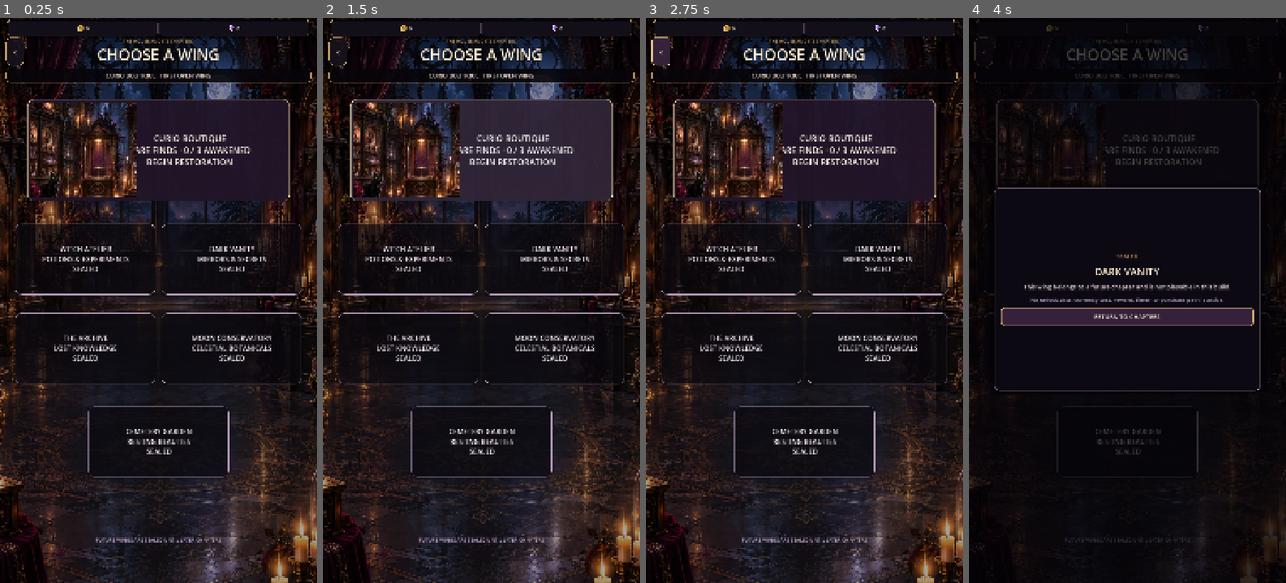
Above: before the commit, frames 1-4 (left to right).
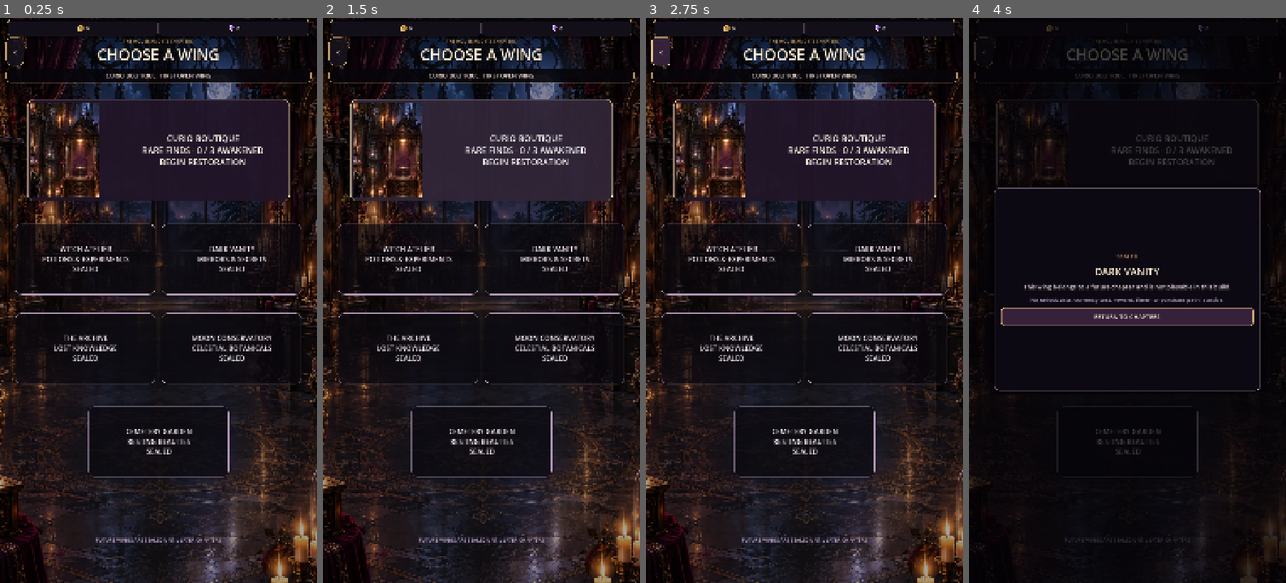
Above: after the commit, the same moments.

Repository: Jay-prodesign/akilta-match3
Game: Godot game, scene res://src/ui/map/chapter_select.tscn
Two runs of this game, one before a commit and one after it. Both use one fixed random seed, a clock stepped at 60 frames per second and the inputs below. This scene is started directly instead of the project's main scene.
Inputs:
- Up to frame 1 (0.25 s): no input
- Up to frame 2 (1.5 s): click "CURIO BOUTIQUE RARE FINDS · 0…" at 0.5 s; click "CURIO BOUTIQUE RARE FINDS · 0…" at 1.25 s
- Up to frame 3 (2.75 s): click "‹" at 2 s
- Up to frame 4 (4 s): click "DARK VANITY MIRRORS & SECRETS…" at 2.75 s; click "THE ARCHIVE LOST KNOWLEDGE SE…" at 3.5 s

The runs differ from the first frame. In frame 1, 4.6% of the frame differs, in the area x 9-83%, y 15-32%; in frame 2, 4.6%; in frame 3, 4.6%; in frame 4, 0.9%.

Commit message:
Reshape chapter selection as North Star wing list

Diff:
--- a/src/ui/map/chapter_select.tscn
+++ b/src/ui/map/chapter_select.tscn
@@ -37,7 +37,7 @@
 corner_radius_top_right = 22
 corner_radius_bottom_right = 22
 corner_radius_bottom_left = 22
-content_margin_left = 228.0
+content_margin_left = 318.0
 content_margin_top = 14.0
 content_margin_right = 18.0
 content_margin_bottom = 14.0
@@ -55,7 +55,7 @@
 corner_radius_top_right = 22
 corner_radius_bottom_right = 22
 corner_radius_bottom_left = 22
-content_margin_left = 228.0
+content_margin_left = 318.0
 content_margin_top = 14.0
 content_margin_right = 18.0
 content_margin_bottom = 14.0
@@ -232,7 +232,7 @@
 [node name="CurrentWingArtwork" type="TextureRect" parent="Layout/ChapterGrid/CurioBoutiqueButton"]
 layout_mode = 1
 anchors_preset = 15
-anchor_right = 0.43
+anchor_right = 0.29
 anchor_bottom = 1.0
 offset_left = 12.0
 offset_top = 12.0
@@ -249,7 +249,7 @@
 theme_override_colors/font_color = Color(0.97, 0.92, 0.96, 1)
 theme_override_colors/font_outline_color = Color(0.02, 0.014, 0.028, 0.96)
 theme_override_constants/outline_size = 3
-theme_override_font_sizes/font_size = 23
+theme_override_font_sizes/font_size = 21
 theme_override_styles/normal = SubResource("LockedNormal")
 theme_override_styles/hover = SubResource("LockedHover")
 theme_override_styles/pressed = SubResource("LockedHover")
